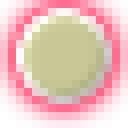
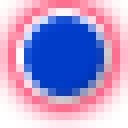
Revision of a layered 128 x 128 image; what changed, layer by layer:
hid "椭圆 7" over [24, 16, 104, 96]
added layer "椭圆 16" in group "组 1" over [24, 16, 104, 96]
